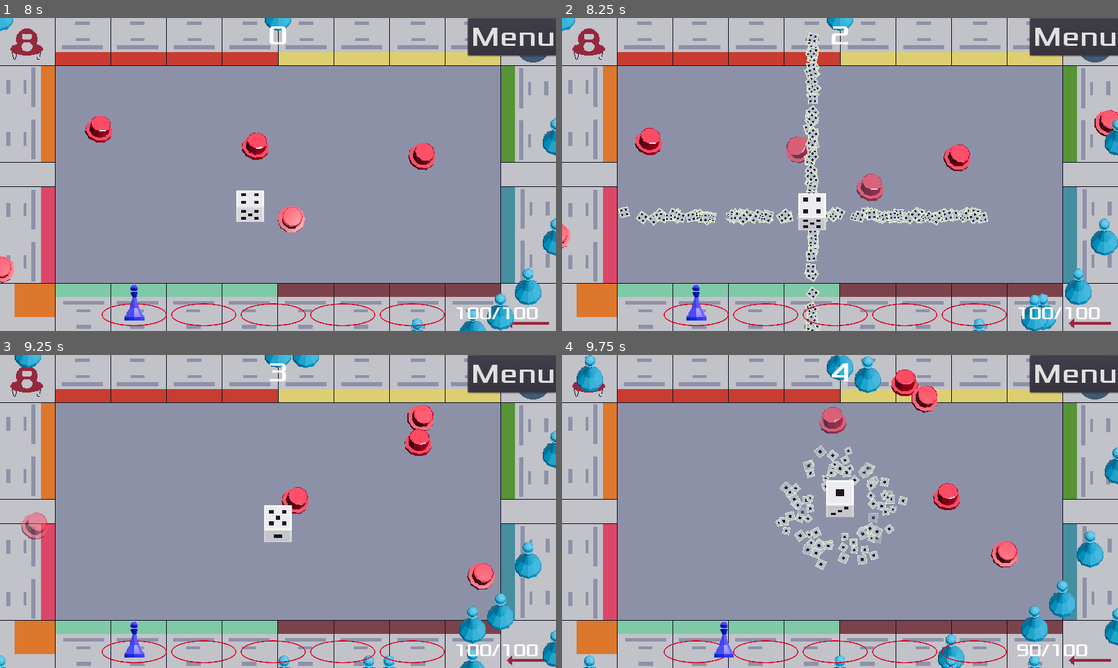
Above: before the commit, frames 1-4 (two rows, left to right).
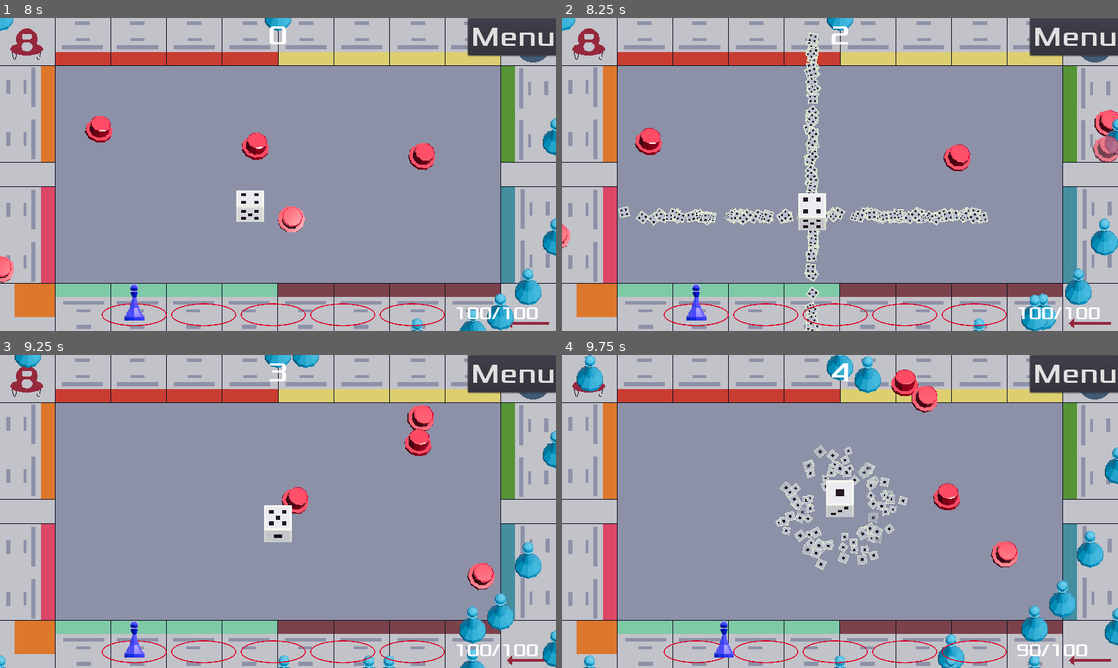
Above: after the commit, the same moments.

Repository: sialiss/GMTK-gamejam2022
Game: Godot game, scene res://scenes/Menu/Menu.tscn
The game is run twice, just before and just after one commit, with the same random seed, the same clock (stepped at 60 frames per second) and the same inputs. Sound files missing from this copy of the repository are replaced by a short silence.
Inputs:
- Up to frame 1 (8 s): click "Start" at 0.5 s; tap Enter at 1.25 s; hold Right (move_right) 1.28-2 s; click "Menu" at 2 s; hold Down (move_down) 2.78-3.5 s; click "Start" at 3.5 s; tap Space at 4.25 s; hold Right (move_right) 4.28-5.03 s; hold Up (move_up) 5.03-5.78 s; hold Left (move_left) 5.78-7.28 s; hold Down (move_down) from 7.28 s (still down)
- Up to frame 2 (8.25 s): release Down (move_down) at 8.03 s; hold Right (move_right) from 8.03 s (still down)
- Up to frame 3 (9.25 s): release Right (move_right) at 8.78 s; hold Up (move_up) from 8.78 s (still down)
- Up to frame 4 (9.75 s): release Up (move_up) at 9.53 s; hold Right (move_right) from 9.53 s (still down)

Frame 1 is identical in both runs. In frame 2, 0.9% of the frame differs, in the area x 40-100%, y 37-59%; in frame 3, 0.3%; in frame 4, 0.3%.

Commit message:
Power up the knockback

Diff:
--- a/scenes/Enemy/BaseEnemy.gd
+++ b/scenes/Enemy/BaseEnemy.gd
@@ -18,7 +18,7 @@
 func knockback(from: Node2D, damage: float):
 	var v = (self.global_position - from.global_position)
 	var direction = v.normalized()
-	var force = 20000 / v.length()
+	var force = 200000 / v.length()
 	apply_impulse((-direction + Vector2(randf(),randf()))*32, direction * force)
 
 func die():
